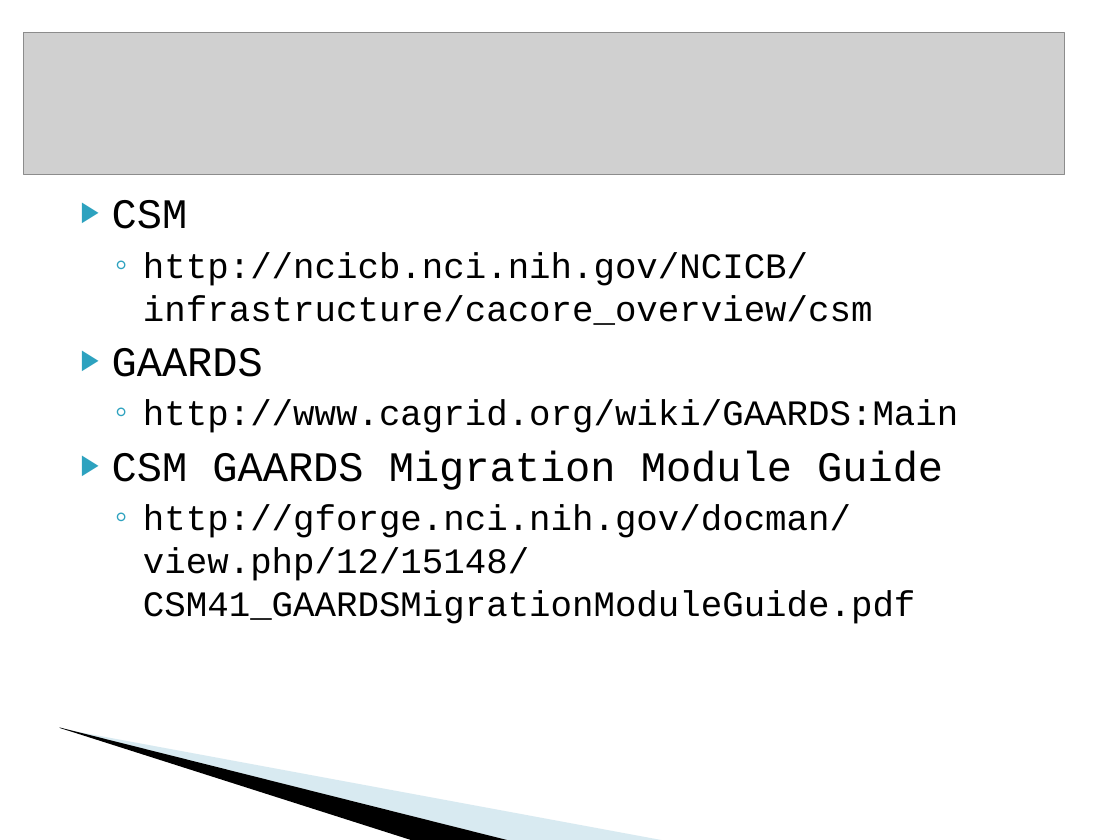
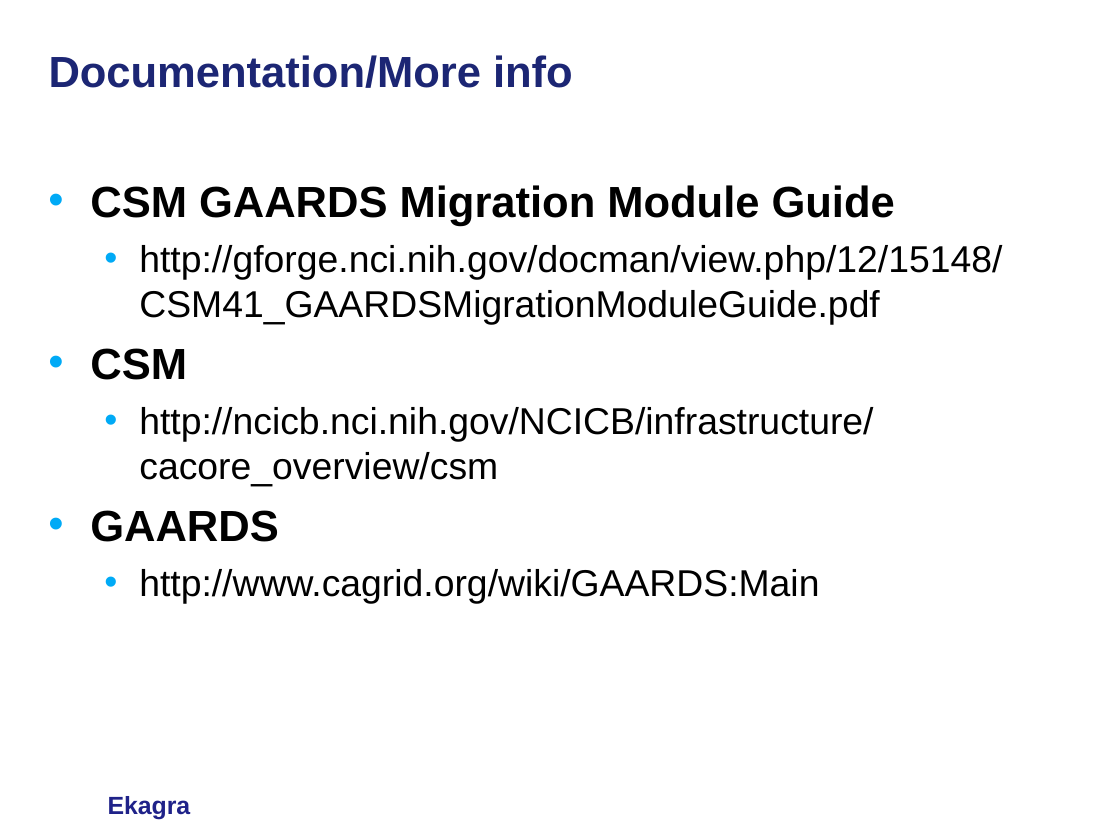
Before and after one commit to CBIIT/common-security-module-docs, a slide deck: slide 16 of CSM v4.1/Development/Design/CSM GAARDS Migration Module Presentation caGrid Users List 10-18-2008.ppt (slide 21 before the commit). Drawn at 1120x840 pixels with LibreOffice and Linux fonts; fonts in the diff are those of the drawing; grey boxes stand for pictures; background and template pictures are left out. Boxes give left, top, right and bottom in pixels: in the first picture for what was removed or moved away, otherwise in the second. Text is boxed around its words. In the diff, an @@ line names an element or a change of style, - is before the commit and + after.

```diff
--- a/CSM v4.1/Development/Design/CSM GAARDS Migration Module Presentation caGrid Users List 10-18-2008.ppt
+++ b/CSM v4.1/Development/Design/CSM GAARDS Migration Module Presentation caGrid Users List 10-18-2008.ppt
@@ picture removed at <box>24,32,1064,175</box> @@
@@ title added at <box>49,55,573,88</box>, 28 pt, text #1C2674, bold @@
+Documentation/More info
@@ text "CSM GAARDS Migration Module Guide": place and size @@
-text "CSM GAARDS Migration Module Guide" at <box>112,200,958,624</box>
+text "CSM GAARDS Migration Module Guide" at <box>90,185,1002,604</box>
@@ text at <box>90,185,1002,324</box>: paragraphs added @@
+• CSM GAARDS Migration Module Guide
+  • http://gforge.nci.nih.gov/docman/view.php/12/15148/CSM41_GAARDSMigrationModuleGuide.pdf
@@ text at <box>90,348,873,604</box>: size 27 to 28 pt, bold on in "CSM", "GAARDS"; font Courier New to Arial in "CSM", "http://ncicb.nci.nih.gov/NCICB/infrastructure/cacore_overvie ...", "GAARDS", "http://www.cagrid.org/wiki/GAARDS:Main"; size 23 to 24 pt in "http://ncicb.nci.nih.gov/NCICB/infrastructure/cacore_overvie ...", "http://www.cagrid.org/wiki/GAARDS:Main"; bullet ▶ to •; more space between paragraphs; bullet colour #2DA2BF to #00AAF6; bullet ◦ to • @@
@@ text at <box>112,450,943,624</box>: paragraphs removed @@
-▶ CSM GAARDS Migration Module Guide
-  ◦ http://gforge.nci.nih.gov/docman/view.php/12/15148/CSM41_GAARDSMigrationModuleGuide.pdf
@@ freeform shape removed at <box>59,727,512,840</box> @@
@@ freeform shape removed at <box>62,728,666,840</box> @@
@@ text added at <box>108,796,191,820</box>, 16 pt, text #1F2289, bold @@
+Ekagra
```
Also in this commit, not shown: 7 other slides changed, 9 slides added, 14 slides removed.
